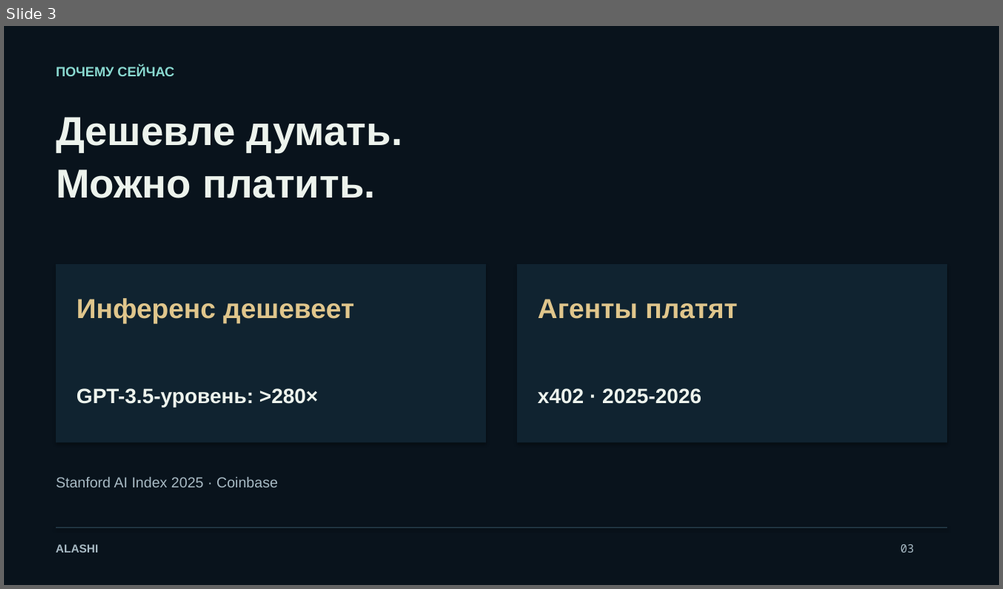
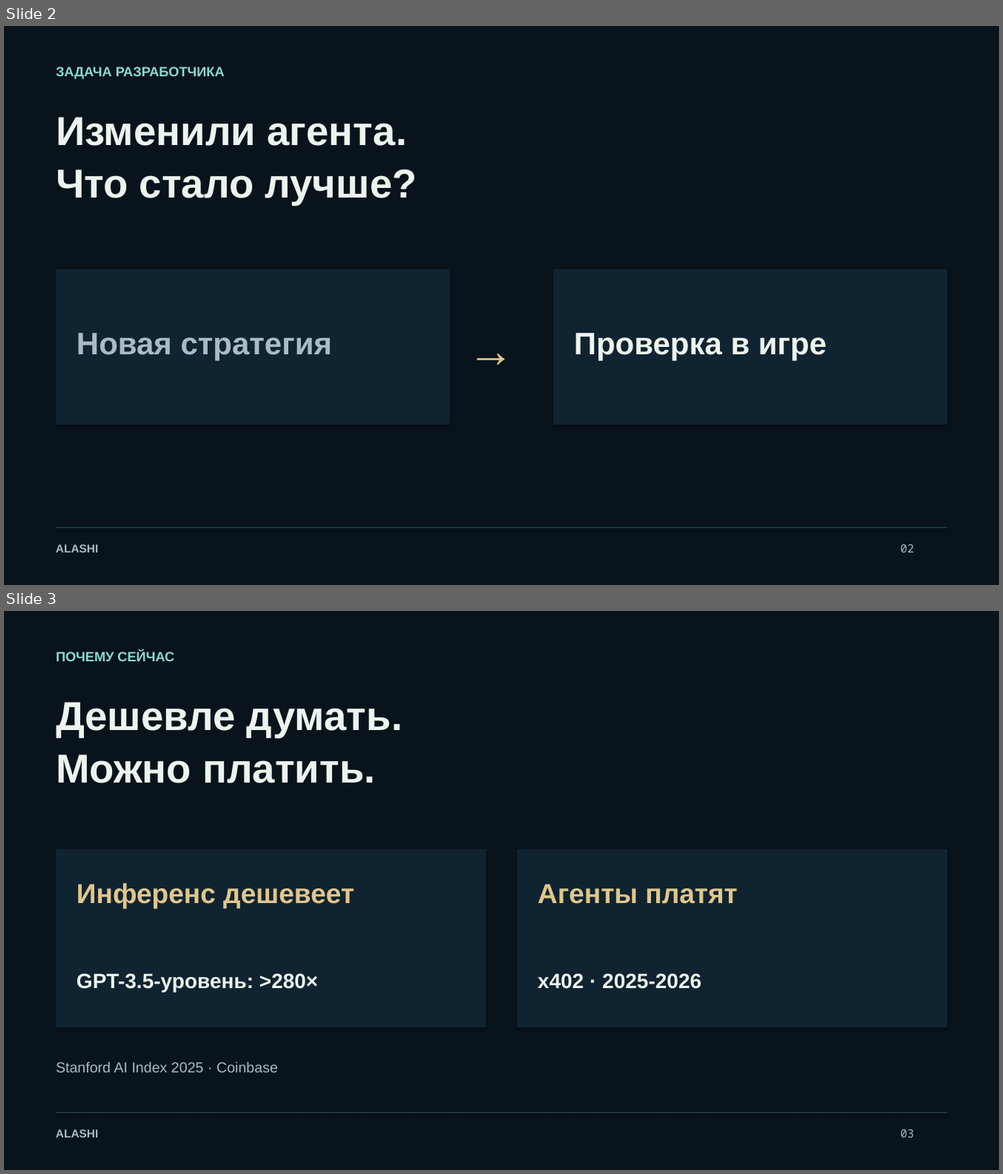
Before and after one commit to Jakisheff/alashi, a slide deck: docs/out/deck.pptx. Shown one above the other, each under a label of ours: slide 3 before the commit, slides 2 and 3 after it. The pictures are 1003x589 and 1003x1174 pixels, drawn with LibreOffice and Linux fonts; fonts in the diff are those of the drawing. Boxes give left, top, right and bottom in pixels: in the first picture for what was removed or moved away, otherwise in the second. Text is boxed around its words. In the diff, an @@ line names an element or a change of style, - is before the commit and + after.

```diff
--- a/docs/out/deck.pptx
+++ b/docs/out/deck.pptx
@@ slide 2 added at [4,26,999,585], background #09131C @@
@@ text added at [56,67,225,79], 13 pt, text #8ADAD1, bold @@
+ЗАДАЧА РАЗРАБОТЧИКА
@@ text added at [56,117,417,205], 39 pt, text #EDF3ED, bold @@
+Изменили агента.
+Что стало лучше?
@@ rectangle added at [56,269,449,424], fill #102330 @@
@@ rectangle added at [553,269,947,424], fill #102330 @@
@@ text added at [77,333,332,361], 30 pt, text #A9BBC5, bold @@
+Новая стратегия
@@ text added at [468,317,538,374], 45 pt, text #E0C68C, bold @@
+→
@@ text added at [574,333,826,361], 30 pt, text #EDF3ED, bold @@
+Проверка в игре
@@ rectangle added at [56,528,946,528], fill #29414F @@
@@ text added at [56,545,98,553], 11 pt, text #A9BBC5, bold @@
+ALASHI
@@ text added at [900,545,913,553], 11 pt, text #A9BBC5 @@
+02
```
Also in this commit, not shown: 3 slides changed, 1 slide removed, 16 other files.
